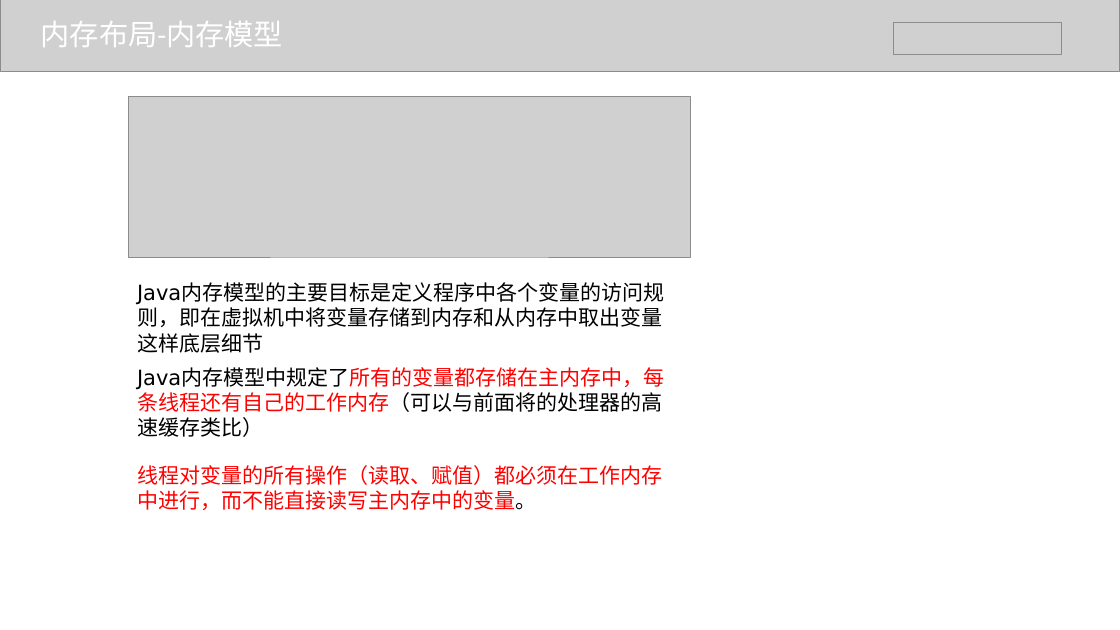
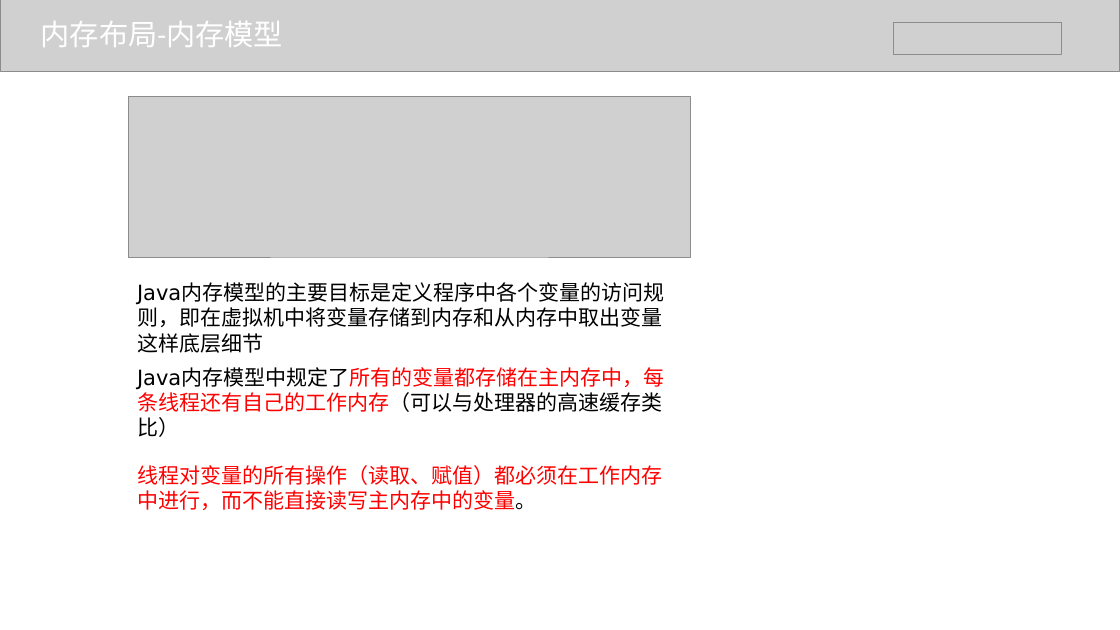
Before and after one commit to BraveMing/transfer-station, a slide deck: slide 13 of jvm/jvm内存管理-谭维明.pptx (slide 8 before the commit). Drawn at 1120x630 pixels with LibreOffice and Linux fonts; fonts in the diff are those of the drawing; grey boxes stand for pictures. Boxes give left, top, right and bottom in pixels: in the first picture for what was removed or moved away, otherwise in the second. Text is boxed around its words. In the diff, an @@ line names an element or a change of style, - is before the commit and + after.

```diff
--- a/jvm/jvm内存管理-谭维明.pptx
+++ b/jvm/jvm内存管理-谭维明.pptx
@@ text at bbox=[137, 368, 664, 437]: text changed @@
-Java内存模型中规定了所有的变量都存储在主内存中，每条线程还有自己的工作内存（可以与前面将的处理器的高速缓存类比）
+Java内存模型中规定了所有的变量都存储在主内存中，每条线程还有自己的工作内存（可以与处理器的高速缓存类比）
```
Also in this commit, not shown: 1 other slide changed, 7 slides added.
